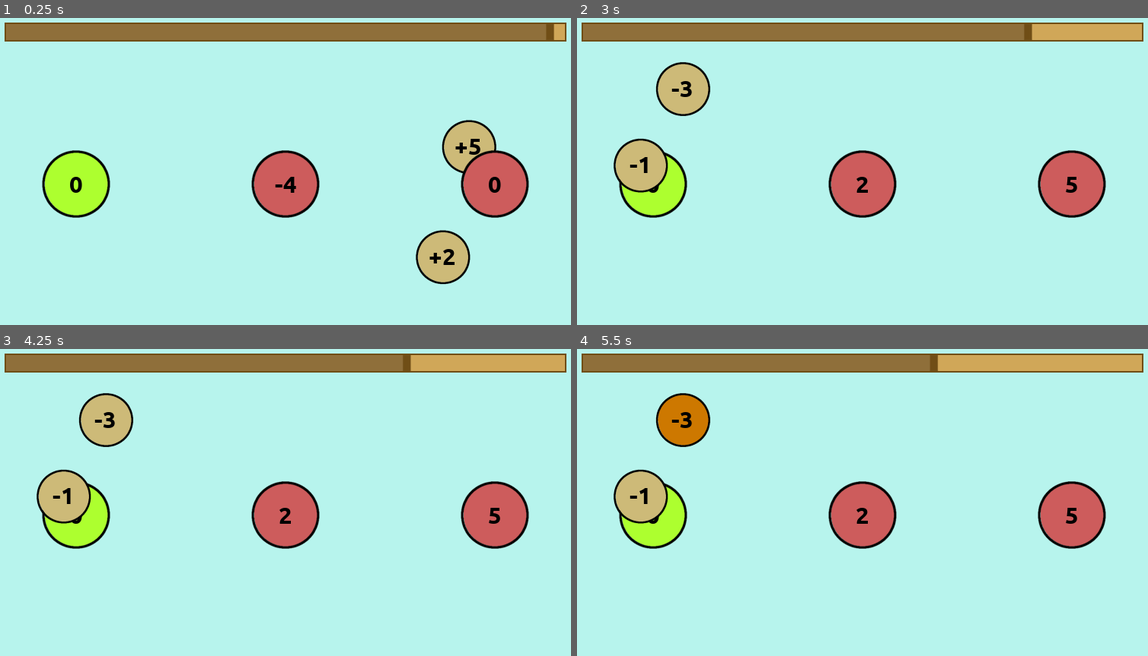
Above: before the commit, frames 1-4 (two rows, left to right).
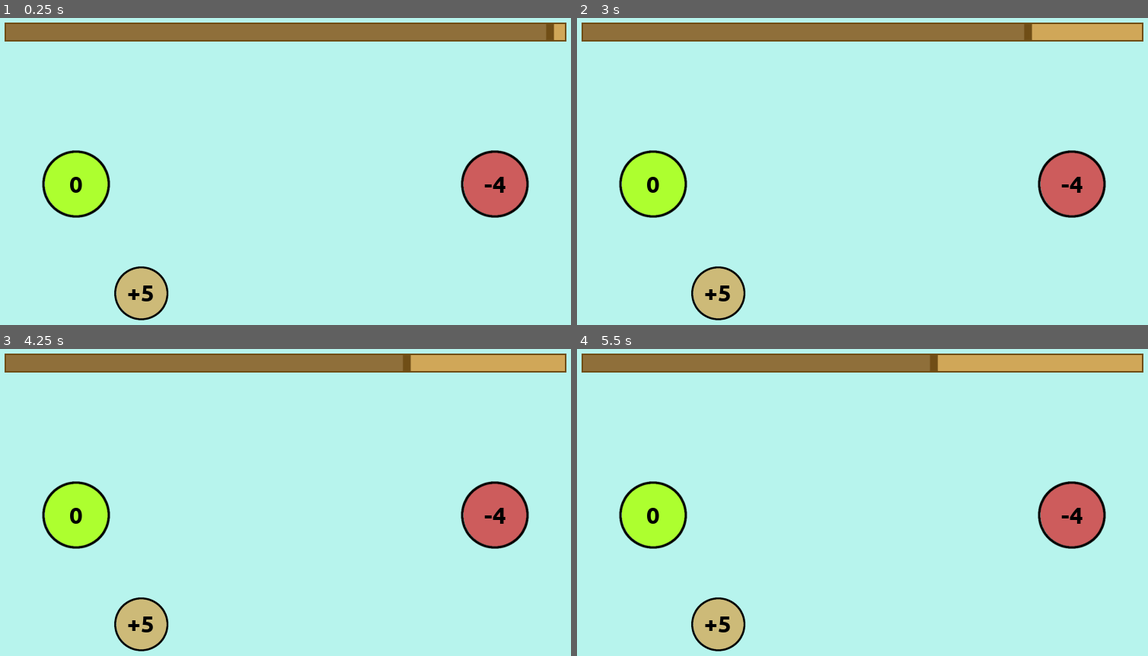
Above: after the commit, the same moments.

Repository: moisesjbc/contando-hasta-100
Game: Godot game, scene res://gameplay/main/main.tscn
Same seed, same stepped clock (60 frames per second), same inputs: the game is played once before the commit and once after it.
Inputs (mouse positions are in pixels of both pictures, inside the frame that each line leads up to):
- Up to frame 1 (0.25 s): no input
- Up to frame 2 (3 s): move the mouse to (651, 183) at 0.52 s; click (651, 183) at 0.67 s; tap Enter at 1.25 s; move the mouse to (862, 183) at 1.27 s; click (862, 183) at 1.42 s; move the mouse to (1045, 146) at 2.02 s; click (1045, 146) at 2.17 s; move the mouse to (1073, 183) at 2.77 s; click (1073, 183) at 2.92 s
- Up to frame 3 (4.25 s): move the mouse to (285, 514) at 3.52 s; click (285, 514) at 3.67 s
- Up to frame 4 (5.5 s): move the mouse to (1073, 514) at 4.27 s; click (1073, 514) at 4.42 s; tap Space at 5 s; move the mouse to (685, 419) at 5.02 s; click (685, 419) at 5.17 s

The runs differ from the first frame. In frame 1, 6.0% of the frame differs, in the area x 20-89%, y 33-99%; in frame 2, 6.2%, in the area x 6-89%, y 14-99%; in frame 3, 6.2%; in frame 4, 6.2%.

Commit message:
Add difficulty increase (number of balls)

Diff:
--- a/godot-project/gameplay/balls_manager/balls_manager.gd
+++ b/godot-project/gameplay/balls_manager/balls_manager.gd
@@ -8,7 +8,8 @@
 signal all_balls_right
 
 var first_ball_value = 0
-var n_balls = 3
+var n_numeric_balls = 3
+var n_extra_operation_balls = 3
 var n_right_balls = 1
 
 var operations = [
@@ -24,20 +25,23 @@
 	}
 ]
 
-func set_level(new_first_ball_value: int, new_n_balls: int):
+func set_level(new_first_ball_value: int, new_n_numeric_balls: int, new_n_extra_operation_balls: int):
 	first_ball_value = new_first_ball_value
-	new_n_balls = new_n_balls
+	n_numeric_balls = new_n_numeric_balls
+	n_extra_operation_balls = new_n_extra_operation_balls
 
 	reset()
 
 
 func reset():
+	selected_operation_ball = null
+
 	var SRC_X = 200
 	var DST_X = 1080
 
 	n_right_balls = 1
 
-	var distance_between_balls = (DST_X - SRC_X) / (n_balls - 1)
+	var distance_between_balls = (DST_X - SRC_X) / (n_numeric_balls - 1)
 
 	randomize()
 
@@ -45,7 +49,7 @@
 		$balls.remove_child(ball)
 		ball.queue_free()
 
-	for i in range(first_ball_value, first_ball_value + n_balls):
+	for i in range(first_ball_value, first_ball_value + n_numeric_balls):
 		var numeric_ball = numeric_ball_scene.instance()
 		numeric_ball.global_position = Vector2(SRC_X + (i - first_ball_value) * distance_between_balls, 350)
 		$balls.add_child(numeric_ball)
@@ -53,21 +57,29 @@
 		numeric_ball.connect("numeric_ball_selected", self, "_on_numeric_ball_selected")
 
 		if i > first_ball_value:
-			var operation_index = randi() % len(operations)
-			var current_operation = operations[operation_index]
-
-			var constant = 1 + randi() % 5
-			var value = _evaluate_expression(current_operation["inverse_expression_str"] % constant, i)
+			var value = respawn_operation_ball(i)
 			numeric_ball.set_value(value)
-
-			var operation_ball = operation_ball_scene.instance()
-
-			operation_ball.global_position = _get_random_respawn_position()
-			$balls.add_child(operation_ball)
-			operation_ball.set_operation(current_operation["expression_label"] % constant, current_operation["expression_str"] % constant)
-			operation_ball.connect("operation_ball_selected", self, "_on_operation_ball_selected")
 		else:
 			numeric_ball.set_value(i)
+
+	for _i in range(0, n_extra_operation_balls):
+		respawn_operation_ball(randi() % 5)
+
+
+func respawn_operation_ball(numeric_value: int):
+	var operation_index = randi() % len(operations)
+	var current_operation = operations[operation_index]
+
+	var constant = 1 + randi() % 5
+	var value = _evaluate_expression(current_operation["inverse_expression_str"] % constant, numeric_value)
+
+	var operation_ball = operation_ball_scene.instance()
+	operation_ball.global_position = _get_random_respawn_position()
+	$balls.add_child(operation_ball)
+	operation_ball.set_operation(current_operation["expression_label"] % constant, current_operation["expression_str"] % constant)
+	operation_ball.connect("operation_ball_selected", self, "_on_operation_ball_selected")
+
+	return value
 
 
 func _get_random_respawn_position():
@@ -91,7 +103,7 @@
 		selected_operation_ball = null
 		if selected_ball.has_expected_value():
 			n_right_balls += 1
-			if n_right_balls == n_balls:
+			if n_right_balls == n_numeric_balls:
 				emit_signal("all_balls_right")
 		else:
 			reset()
@@ -103,5 +115,5 @@
 	selected_operation_ball.set_highlight(true)
 
 
-func next_level():
-	set_level(first_ball_value + n_balls - 1, n_balls)
+func last_ball_value():
+	return first_ball_value + n_numeric_balls - 1
--- /dev/null
+++ b/godot-project/gameplay/difficulty_manager/difficulty_manager.gd
@@ -0,0 +1,28 @@
+extends Node
+
+
+var initial_n_numeric_balls = 2
+var number_increasing_n_numeric_balls = [
+	2,
+	60
+]
+
+var initial_n_extra_operation_balls = 0
+var number_increasing_n_extra_operation_balls = [
+	10,
+	50
+]
+
+func get_n_numeric_balls(initial_number: int):
+	return _get_n_balls(initial_number, initial_n_numeric_balls, number_increasing_n_numeric_balls)
+
+
+func get_n_extra_operation_balls(initial_number: int):
+	return _get_n_balls(initial_number, initial_n_extra_operation_balls, number_increasing_n_extra_operation_balls)
+
+
+func _get_n_balls(initial_ball_number: int, initial_value: int, array):
+	var i = 0
+	while i < len(number_increasing_n_numeric_balls) and initial_ball_number > array[i]:
+		i = i + 1
+	return initial_value + i
--- /dev/null
+++ b/godot-project/gameplay/difficulty_manager/difficulty_manager.tscn
@@ -0,0 +1,6 @@
+[gd_scene load_steps=2 format=2]
+
+[ext_resource path="res://gameplay/difficulty_manager/difficulty_manager.gd" type="Script" id=1]
+
+[node name="difficulty_manager" type="Node"]
+script = ExtResource( 1 )
--- a/godot-project/gameplay/gui/time_bar/time_bar.gd
+++ b/godot-project/gameplay/gui/time_bar/time_bar.gd
@@ -21,10 +21,6 @@
 	current_time_in_seconds = total_time_in_seconds
 
 
-func next_level():
-	reset()
-
-
 func _update_value():
 	value = current_time_in_seconds / total_time_in_seconds * 100.0
 
--- a/godot-project/gameplay/main/main.gd
+++ b/godot-project/gameplay/main/main.gd
@@ -1,14 +1,24 @@
 extends Node2D
+
+
+var current_initial_value: int = 0
+
+func _ready():
+	reset()
 
 
 func reset():
 	$GUI/margin_container/time_bar.reset()
-	$balls_manager.reset()
+	$balls_manager.set_level(
+		current_initial_value,
+		$difficulty_manager.get_n_numeric_balls(current_initial_value),
+		$difficulty_manager.get_n_extra_operation_balls(current_initial_value)
+	)
 
 
 func next_level():
-	$GUI/margin_container/time_bar.next_level()
-	$balls_manager.next_level()
+	current_initial_value = $balls_manager.last_ball_value()
+	reset()
 
 
 func _on_time_bar_timeout():
--- a/godot-project/gameplay/main/main.tscn
+++ b/godot-project/gameplay/main/main.tscn
@@ -1,8 +1,9 @@
-[gd_scene load_steps=4 format=2]
+[gd_scene load_steps=5 format=2]
 
 [ext_resource path="res://gameplay/balls_manager/balls_manager.tscn" type="PackedScene" id=1]
 [ext_resource path="res://gameplay/gui/time_bar/time_bar.tscn" type="PackedScene" id=2]
 [ext_resource path="res://gameplay/main/main.gd" type="Script" id=3]
+[ext_resource path="res://gameplay/difficulty_manager/difficulty_manager.tscn" type="PackedScene" id=4]
 
 [node name="main" type="Node2D"]
 script = ExtResource( 3 )
@@ -20,5 +21,7 @@
 [node name="time_bar" parent="GUI/margin_container" instance=ExtResource( 2 )]
 margin_bottom = 50.0
 
+[node name="difficulty_manager" parent="." instance=ExtResource( 4 )]
+
 [connection signal="all_balls_right" from="balls_manager" to="." method="_on_balls_manager_all_balls_right"]
 [connection signal="timeout" from="GUI/margin_container/time_bar" to="." method="_on_time_bar_timeout"]
